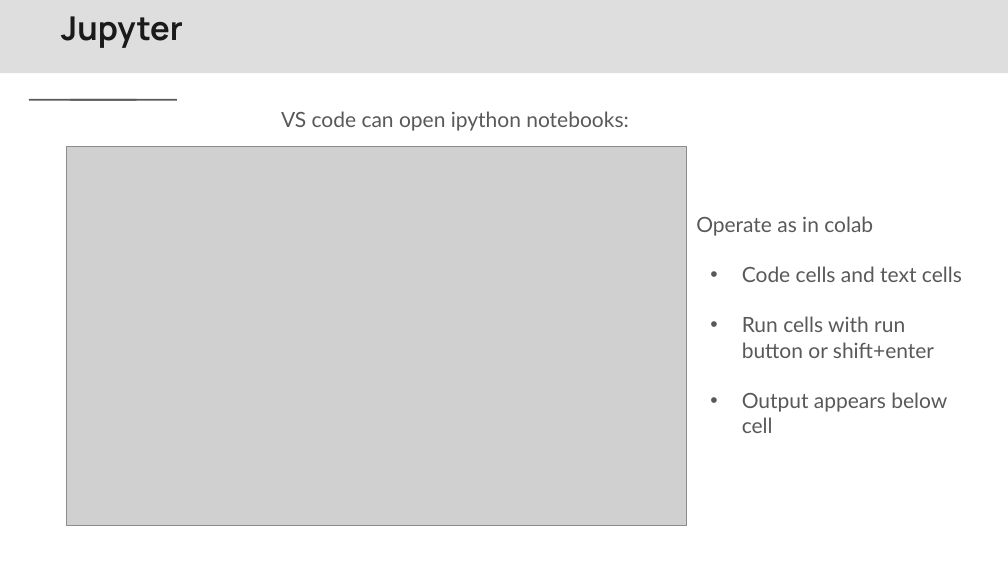
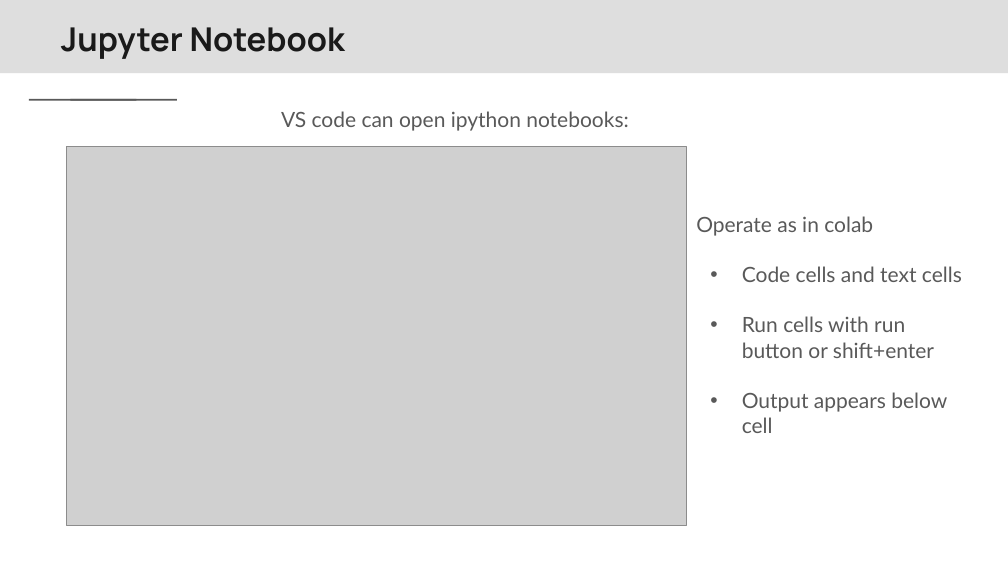
Before and after one commit to Center-for-Health-Data-Science/PythonTsunami, a slide deck: slide 11 of slides/Python Tsunami Local Installations vs code.pptx (slide 8 before the commit). Drawn at 1008x567 pixels with LibreOffice and Linux fonts; fonts in the diff are those of the drawing; grey boxes stand for pictures; background and template pictures are left out. Boxes give left, top, right and bottom in pixels: in the first picture for what was removed or moved away, otherwise in the second. Text is boxed around its words. In the diff, an @@ line names an element or a change of style, - is before the commit and + after.

```diff
--- a/slides/Python Tsunami Local Installations vs code.pptx
+++ b/slides/Python Tsunami Local Installations vs code.pptx
@@ title at <box>61,27,345,59</box>: text changed @@
-Jupyter
+Jupyter Notebook
```
Also in this commit, not shown: 8 other slides changed, 4 slides added, 1 other file.
